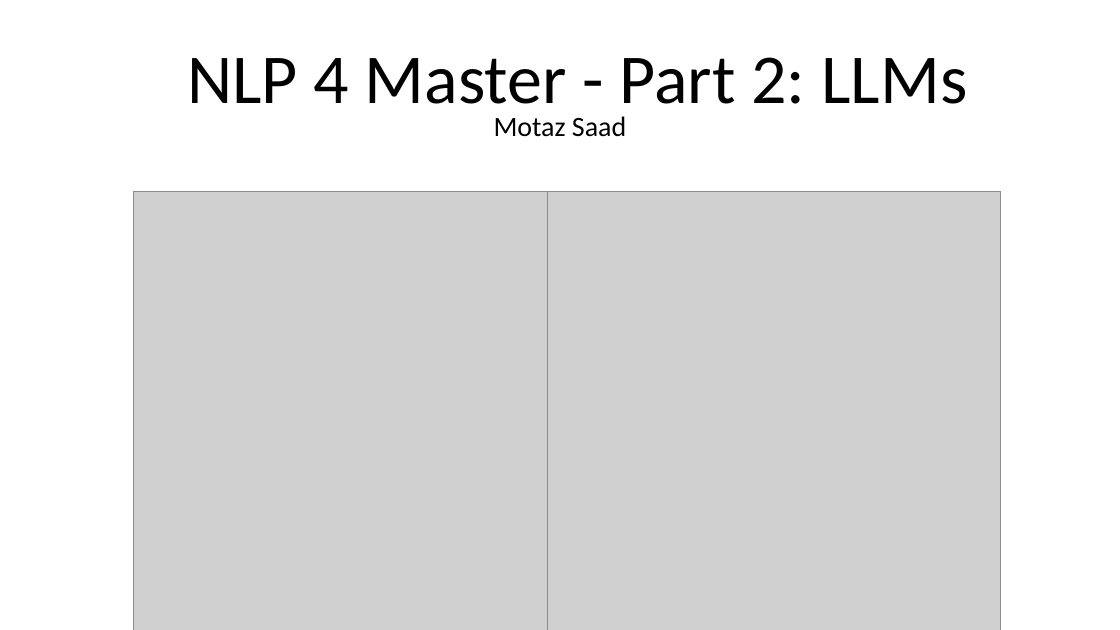
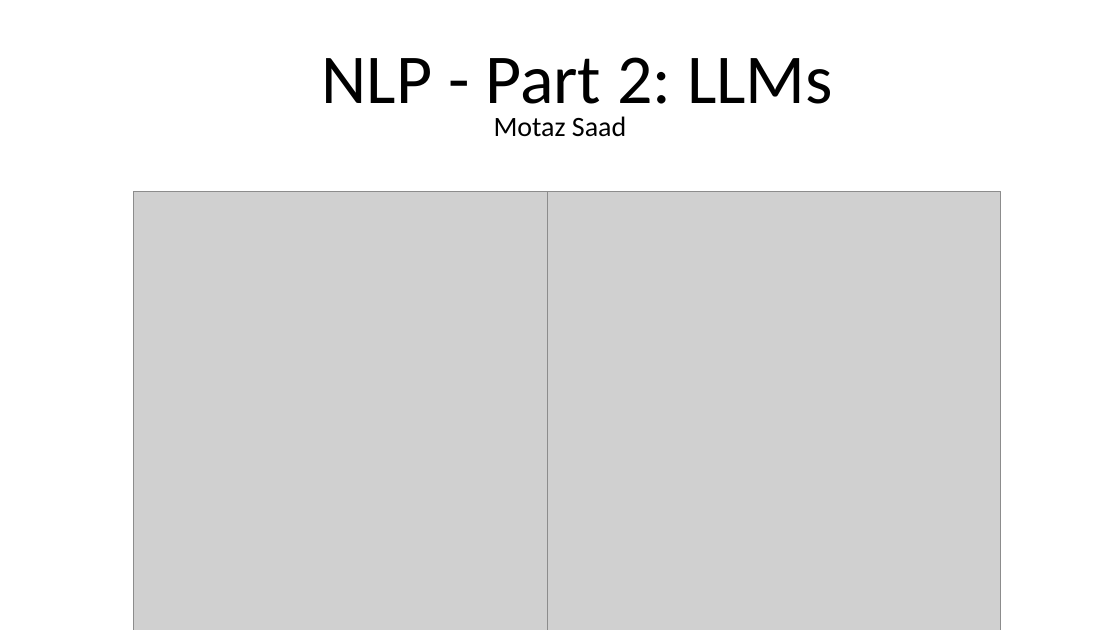
Before and after one commit to motazsaad/NLP-Master-2025, a slide deck: slide 1 of slides/LLMs/01 Gen AI intro.pptx. Drawn at 1120x630 pixels with LibreOffice and Linux fonts; fonts in the diff are those of the drawing; grey boxes stand for pictures. Boxes give left, top, right and bottom in pixels: in the first picture for what was removed or moved away, otherwise in the second. Text is boxed around its words. In the diff, an @@ line names an element or a change of style, - is before the commit and + after.

```diff
--- a/slides/LLMs/01 Gen AI intro.pptx
+++ b/slides/LLMs/01 Gen AI intro.pptx
@@ title at (x1=322, y1=57, x2=833, y2=120): text changed @@
-NLP 4 Master - Part 2: LLMs
+NLP - Part 2: LLMs
```
Also in this commit, not shown: 1 other slide changed.
